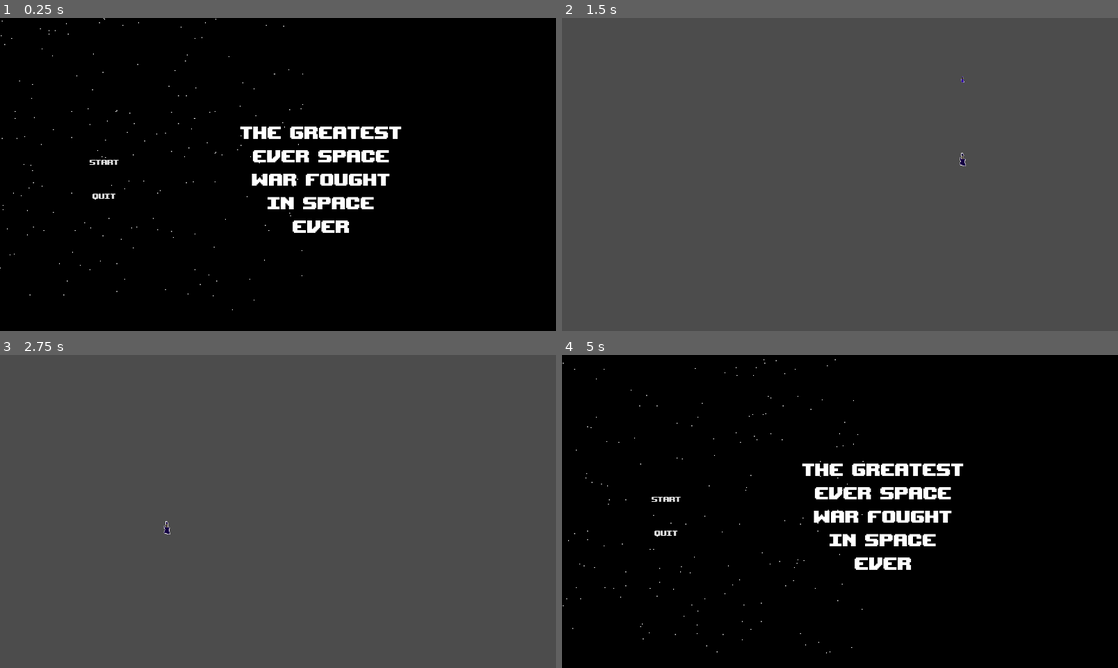
Above: before the commit, frames 1-4 (two rows, left to right).
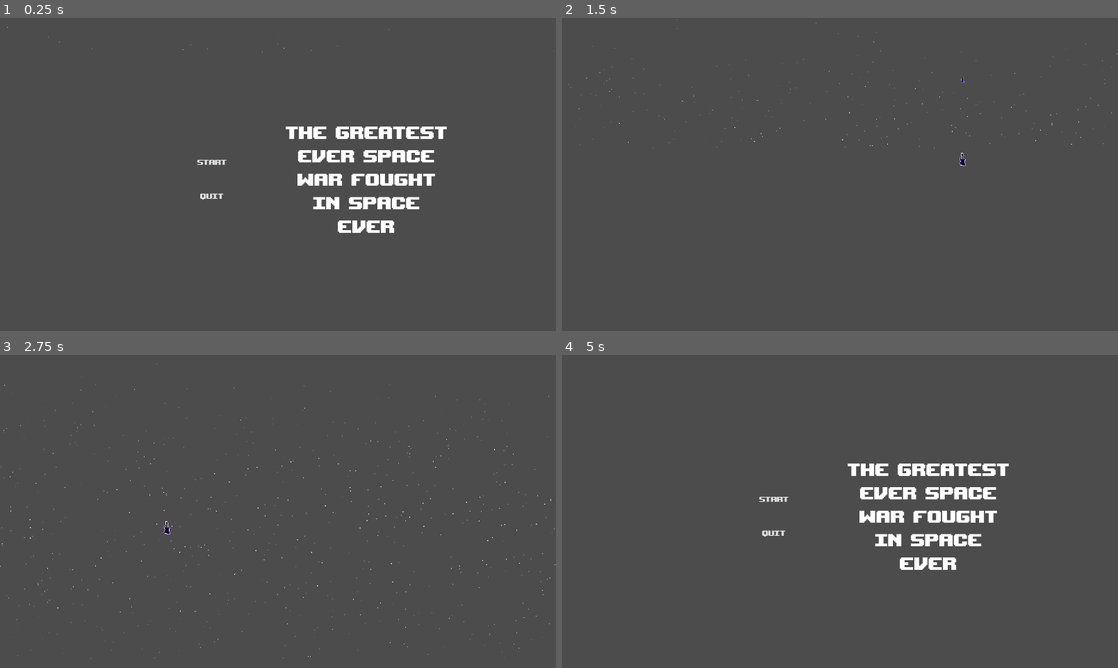
Above: after the commit, the same moments.

Repository: BanBanHotrod/space-invaders
Game: Godot game, scene res://menus/main_menu/MainMenu.tscn
The game is run twice, just before and just after one commit, with the same random seed, the same clock (stepped at 60 frames per second) and the same inputs. Sound files missing from this copy of the repository are replaced by a short silence.
Inputs (mouse positions are in pixels of both pictures, inside the frame that each line leads up to):
- Up to frame 1 (0.25 s): no input
- Up to frame 2 (1.5 s): click "Start" at 0.5 s; tap Enter at 1.25 s; move the mouse to (962, 158) at 1.27 s; press the mouse at (962, 158) at 1.28 s; hold D (move_right) from 1.28 s (still down)
- Up to frame 3 (2.75 s): move the mouse to (166, 527) at 2.02 s; release D (move_right) at 2.03 s; release the mouse at (166, 527) at 2.03 s; hold S (move_down) from 2.03 s (still down); click (166, 527) at 2.1 s
- Up to frame 4 (5 s): move the mouse to (895, 442) at 2.77 s; release S (move_down) at 2.78 s; press the mouse at (895, 442) at 2.78 s; hold D (move_right) 2.78-3.53 s; move the mouse to (812, 574) at 3.52 s; release the mouse at (812, 574) at 3.53 s; hold W (move_up) 3.53-4.28 s; click (812, 574) at 3.6 s; move the mouse to (1006, 558) at 4.27 s; press the mouse at (1006, 558) at 4.28 s; hold A (move_left) from 4.28 s (still down); tap Escape (ui_cancel) at 4.9 s

The runs differ from the first frame. In frame 1, 99% of the frame differs, in the area x 0-100%, y 0-100%; in frame 2, less than 0.1%; in frame 3, 0.2%; in frame 4, 99%.

Commit message:
Refactors parallax stars to use particles system

Diff:
--- a/assets/backgrounds/parallax_stars/ParallaxStars.tscn
+++ b/assets/backgrounds/parallax_stars/ParallaxStars.tscn
@@ -1,8 +1,30 @@
-[gd_scene load_steps=3 format=2]
+[gd_scene load_steps=5 format=2]
 
-[ext_resource path="res://assets/backgrounds/parallax_stars/parallax_stars.gd" type="Script" id=1]
-[ext_resource path="res://assets/backgrounds/parallax_stars/star/Star.tscn" type="PackedScene" id=2]
+[ext_resource path="res://assets/sprites/star-1x1.png" type="Texture" id=2]
 
-[node name="ParallaxStars" type="Node2D"]
-script = ExtResource( 1 )
-star = ExtResource( 2 )
+[sub_resource type="Curve" id=2]
+_data = [ Vector2( 0.0263158, 0.240909 ), 0.0, 5.01449, 0, 0, Vector2( 0.982456, 0.0954546 ), -5.52727, 0.0, 0, 0 ]
+
+[sub_resource type="CurveTexture" id=3]
+curve = SubResource( 2 )
+
+[sub_resource type="ParticlesMaterial" id=1]
+emission_shape = 2
+emission_box_extents = Vector3( 720, 1, 1 )
+flag_disable_z = true
+direction = Vector3( 0, 1, 0 )
+spread = 0.0
+gravity = Vector3( 0, 0, 0 )
+initial_velocity = 10.0
+orbit_velocity = 0.0
+orbit_velocity_random = 0.0
+scale_curve = SubResource( 3 )
+
+[node name="ParallaxStars" type="Particles2D"]
+position = Vector2( 640, 0 )
+scale = Vector2( 1.01283, 1 )
+amount = 1000
+lifetime = 80.0
+speed_scale = 32.0
+process_material = SubResource( 1 )
+texture = ExtResource( 2 )
--- a/assets/backgrounds/parallax_stars/parallax_stars.gd
+++ /dev/null
@@ -1,67 +0,0 @@
-extends Node2D
-
-
-export (int) var total_stars := 1000
-export (float) var speed := 1.0
-export (PackedScene) var star
-
-var stars := []
-
-var width: int = int(OS.get_real_window_size().x)
-var height: int = int(OS.get_real_window_size().y)
-
-
-func _ready():
-  for _star in range(self.total_stars):
-    var star_instance: Node2D = self.star.instance()
-
-    star_instance = randomize_star(star_instance)
-    self.stars.append(star_instance)
-    add_child(star_instance)
-
-
-func random_x():
-  var random_x = float((randi() % width - height))
-
-  return random_x
-
-
-func random_y():
-  var random_y = float((randi() % width - height))
-
-  return random_y
-
-
-func random_position():
-  return Vector2(self.random_x(), self.random_y())
-
-
-func random_scale():
-  var random_scale = randi() % 100 + 100
-  random_scale = 50.0 / float(random_scale)
-
-  return Vector2(random_scale, random_scale)
-
-
-func random_speed():
-  var random_speed = randi() % 100 + 60
-  random_speed = float(random_speed) / 100
-
-  return random_speed
-
-
-func randomize_star(star_instance):
-  star_instance.position = self.random_position()
-  star_instance.scale = Vector2(1, 1) #self.random_scale()
-  star_instance.speed = self.random_speed()
-
-  return star_instance
-
-
-func _process(_delta):
-  for star_instance in self.stars:
-    if star_instance.position.y < -32:
-      star_instance.position.y = height + 32
-      star_instance.position.x = self.random_x()
-      star_instance.scale = Vector2(1, 1) #self.random_scale()
-      star_instance.speed = self.random_speed()
--- a/assets/backgrounds/parallax_stars/star/Star.gd
+++ /dev/null
@@ -1,8 +0,0 @@
-extends Node2D
-
-
-export (float) var speed := 1.0
-
-
-func _process(_delta):
-  self.position += Vector2(0, -speed)
--- a/assets/backgrounds/parallax_stars/star/Star.tscn
+++ /dev/null
@@ -1,10 +0,0 @@
-[gd_scene load_steps=3 format=2]
-
-[ext_resource path="res://assets/backgrounds/parallax_stars/star/Star.gd" type="Script" id=1]
-[ext_resource path="res://assets/sprites/star-1x1.png" type="Texture" id=2]
-
-[node name="Star" type="Node2D"]
-script = ExtResource( 1 )
-
-[node name="Sprite" type="Sprite" parent="."]
-texture = ExtResource( 2 )
--- a/menus/main_menu/MainMenu.gd
+++ b/menus/main_menu/MainMenu.gd
@@ -1,4 +1,4 @@
-extends MarginContainer
+extends Node2D
 
 
 var audio_player: AudioStreamPlayer
--- a/menus/main_menu/MainMenu.tscn
+++ b/menus/main_menu/MainMenu.tscn
@@ -6,50 +6,22 @@
 [ext_resource path="res://menus/main_menu/MainMenu.gd" type="Script" id=4]
 [ext_resource path="res://assets/music/22 - 8 bit version.wav" type="AudioStream" id=5]
 
-[sub_resource type="Environment" id=1]
-background_mode = 1
-ambient_light_color = Color( 1, 1, 1, 1 )
-
 [sub_resource type="DynamicFont" id=2]
 size = 55
 font_data = ExtResource( 1 )
 
-[node name="MainMenu" type="Node"]
+[node name="MainMenu" type="Node2D"]
+script = ExtResource( 4 )
 
-[node name="ViewportContainer" type="ViewportContainer" parent="."]
+[node name="ParallaxStars" parent="." instance=ExtResource( 3 )]
+
+[node name="MarginContainer" type="MarginContainer" parent="."]
 margin_right = 1280.0
 margin_bottom = 720.0
-stretch = true
-stretch_shrink = 2
-__meta__ = {
-"_edit_use_anchors_": false
-}
-
-[node name="Viewport" type="Viewport" parent="ViewportContainer"]
-size = Vector2( 640, 360 )
-handle_input_locally = false
-render_target_update_mode = 3
-
-[node name="Background" type="Spatial" parent="ViewportContainer/Viewport"]
-
-[node name="ParallaxStars" parent="ViewportContainer/Viewport/Background" instance=ExtResource( 3 )]
-
-[node name="Camera" type="Camera" parent="ViewportContainer/Viewport/Background"]
-transform = Transform( 1, 0, 0, 0, 1, 0, 0, 0, 1, 0, 0, 10 )
-environment = SubResource( 1 )
-projection = 1
-current = true
-fov = 90.0
-size = 30.0
-
-[node name="MarginContainer" type="MarginContainer" parent="."]
-anchor_right = 1.0
-anchor_bottom = 1.0
 custom_constants/margin_right = 0
 custom_constants/margin_top = 40
 custom_constants/margin_left = 200
 custom_constants/margin_bottom = 20
-script = ExtResource( 4 )
 __meta__ = {
 "_edit_use_anchors_": false
 }
@@ -60,9 +32,11 @@
 margin_right = 1280.0
 margin_bottom = 700.0
 custom_constants/separation = 130
+alignment = 1
 
 [node name="MenuOptions" type="VBoxContainer" parent="MarginContainer/VBoxContainer"]
-margin_right = 80.0
+margin_left = 248.0
+margin_right = 328.0
 margin_bottom = 660.0
 custom_constants/separation = 50
 alignment = 1
@@ -79,11 +53,11 @@
 margin_bottom = 383.0
 text = "Quit"
 
-[node name="Title" type="Label" parent="MarginContainer"]
-margin_left = 200.0
-margin_top = 236.0
-margin_right = 1280.0
-margin_bottom = 503.0
+[node name="Title" type="Label" parent="MarginContainer/VBoxContainer"]
+margin_left = 458.0
+margin_top = 196.0
+margin_right = 831.0
+margin_bottom = 463.0
 custom_fonts/font = SubResource( 2 )
 text = "The Greatest
 Ever Space
@@ -92,9 +66,9 @@
 Ever"
 align = 1
 
-[node name="AudioStreamPlayer" type="AudioStreamPlayer" parent="MarginContainer"]
+[node name="AudioStreamPlayer" type="AudioStreamPlayer" parent="."]
 stream = ExtResource( 5 )
 volume_db = -20.0
 
-[connection signal="pressed" from="MarginContainer/VBoxContainer/MenuOptions/Start" to="MarginContainer" method="_on_Start_pressed"]
-[connection signal="pressed" from="MarginContainer/VBoxContainer/MenuOptions/Quit" to="MarginContainer" method="_on_Quit_pressed"]
+[connection signal="pressed" from="MarginContainer/VBoxContainer/MenuOptions/Start" to="." method="_on_Start_pressed"]
+[connection signal="pressed" from="MarginContainer/VBoxContainer/MenuOptions/Quit" to="." method="_on_Quit_pressed"]
--- a/project.godot
+++ b/project.godot
@@ -9,7 +9,7 @@
 config_version=4
 
 _global_script_classes=[ {
-"base": "Spatial",
+"base": "Node2D",
 "class": "Enemy",
 "language": "GDScript",
 "path": "res://entities/enemies/Enemy.gd"
--- a/scenes/main/Main.tscn
+++ b/scenes/main/Main.tscn
@@ -1,7 +1,8 @@
-[gd_scene load_steps=4 format=2]
+[gd_scene load_steps=5 format=2]
 
 [ext_resource path="res://scenes/main/Main.gd" type="Script" id=1]
 [ext_resource path="res://entities/players/kyle2d/Kyle2D.tscn" type="PackedScene" id=2]
+[ext_resource path="res://assets/backgrounds/parallax_stars/ParallaxStars.tscn" type="PackedScene" id=3]
 [ext_resource path="res://assets/music/I'm A Boy - 8-bit version.wav" type="AudioStream" id=5]
 
 [node name="Root" type="Node2D"]
@@ -12,3 +13,5 @@
 [node name="AudioStreamPlayer" type="AudioStreamPlayer" parent="."]
 stream = ExtResource( 5 )
 volume_db = -20.0
+
+[node name="ParallaxStars" parent="." instance=ExtResource( 3 )]
Not shown: 1 places in menus/main_menu/MainMenu.tscn that only renumber resources
